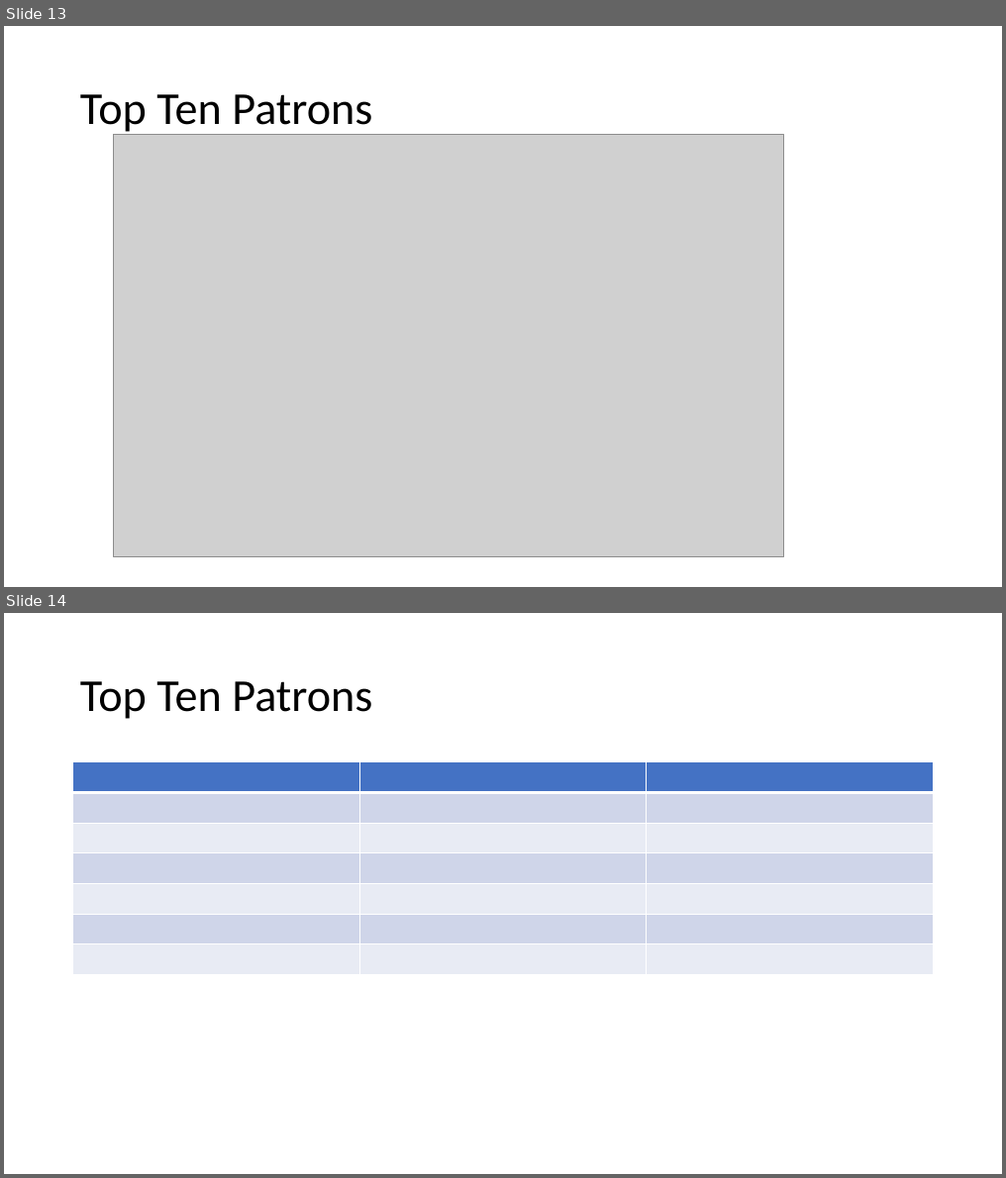
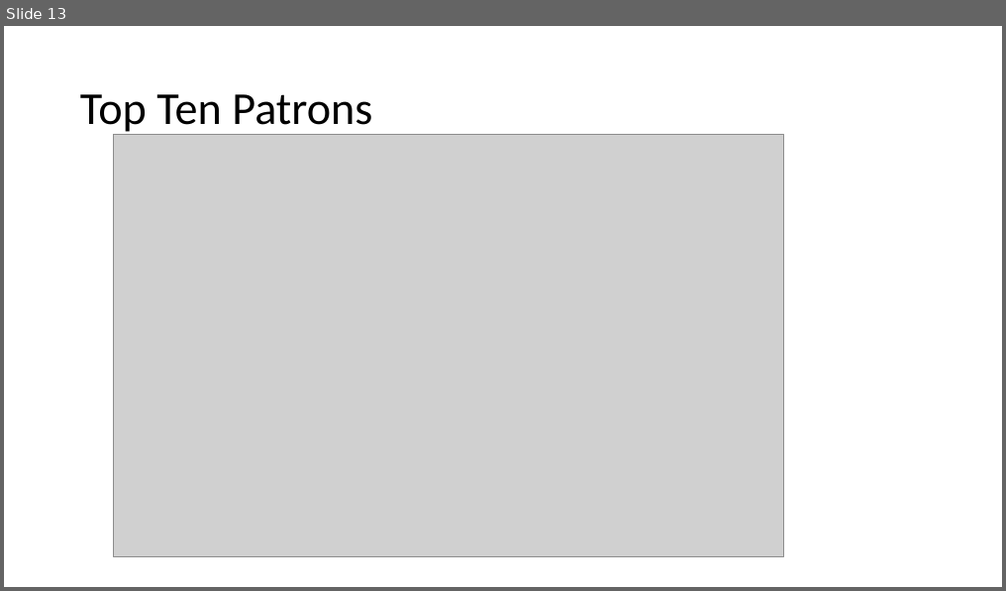
Before and after one commit to bjwlknsn/TheMetTeamProject, a slide deck: The Metropolitan Museum of Art.pptx. Shown one above the other, each under a label of ours: slides 13 and 14 before the commit, slide 13 after it. The pictures are 1006x1178 and 1006x591 pixels, drawn with LibreOffice and Linux fonts; fonts in the diff are those of the drawing; grey boxes stand for pictures. Boxes give left, top, right and bottom in pixels: in the first picture for what was removed or moved away, otherwise in the second. Text is boxed around its words. In the diff, an @@ line names an element or a change of style, - is before the commit and + after.

Commit message:
Add final touches to presentation and describe of all patrons to notebook.

```diff
--- a/The Metropolitan Museum of Art.pptx
+++ b/The Metropolitan Museum of Art.pptx
@@ slide 14 removed at bbox=[4, 613, 1002, 1174], background #FFFFFF @@
@@ title removed at bbox=[80, 681, 372, 719] @@
-Top Ten Patrons
@@ table removed at bbox=[73, 762, 933, 975], 7 rows, 3 columns @@
- |  | 
- |  | 
- |  | 
- |  | 
- |  | 
- |  | 
- |  | 
```
Also in this commit, not shown: 2 slides changed, 1 slide added, 1 other file.
